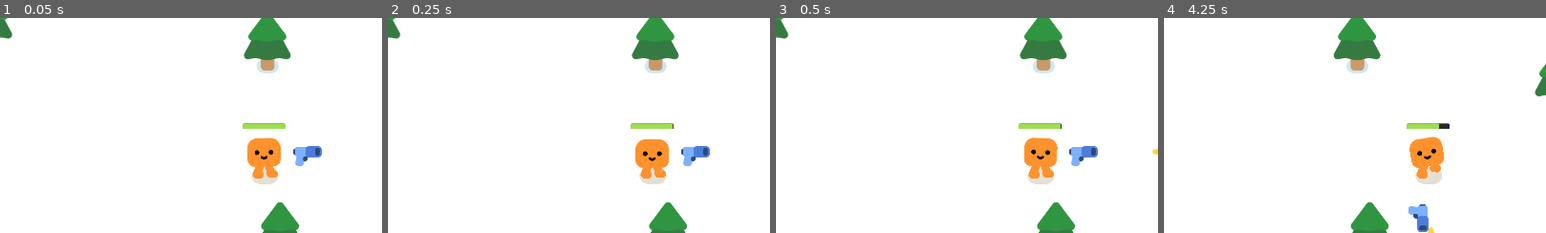
Above: before the commit, frames 1-4 (left to right).
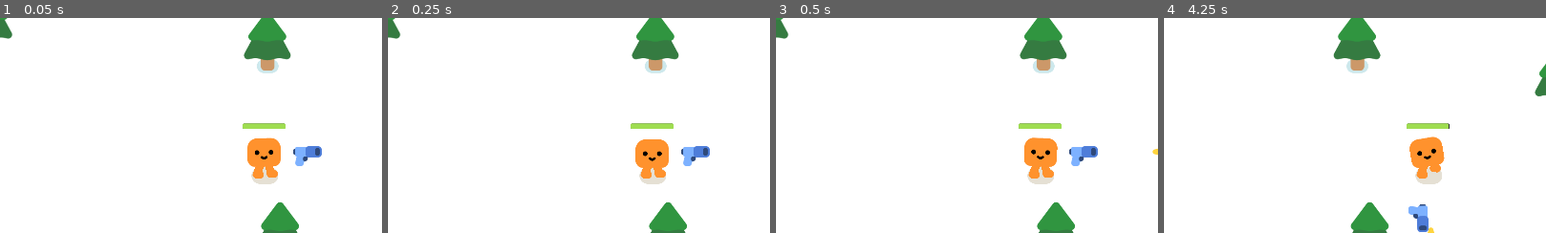
Above: after the commit, the same moments.

Repository: mitcheljimenez/vampire-survivor
Game: Godot game, scene res://scenes/game.tscn
Two runs of this game, one before a commit and one after it. Both use one fixed random seed, a clock stepped at 60 frames per second and the inputs below.
Inputs:
- Up to frame 1 (0.05 s): no input
- Up to frame 2 (0.25 s): no input
- Up to frame 3 (0.5 s): no input
- Up to frame 4 (4.25 s): tap Enter at 0.5 s; hold D (move_right) 0.53-1.28 s; hold S (move_down) 1.28-2.03 s; hold D (move_right) 2.03-2.78 s; hold W (move_up) 2.78-3.53 s; hold A (move_left) from 3.53 s (still down)
The pictures show only the part of the screen within x 15-65%, y 13-63%; the shares and areas given below are measured in that part.

Frame 1 is identical in both runs. In frame 2, less than 0.1% of the frame differs, in the area x 74-75%, y 48-52%; in frame 3, less than 0.1%; in frame 4, less than 0.1%, in the area x 71-75%, y 48-52%.

Commit message:
Update player hitbox collision mask and remove timer print statement

Diff:
--- a/scenes/player.tscn
+++ b/scenes/player.tscn
@@ -45,6 +45,7 @@
 
 [node name="Hitbox" type="Area2D" parent="."]
 unique_name_in_owner = true
+collision_mask = 2
 
 [node name="CollisionShape2D" type="CollisionShape2D" parent="Hitbox"]
 position = Vector2(0, -40)
--- a/scripts/gun.gd
+++ b/scripts/gun.gd
@@ -16,5 +16,4 @@
     shooting_point.add_child(bullet)
 
 func _on_timer_timeout() -> void:
-    print("Timer timeout")
     shoot()
